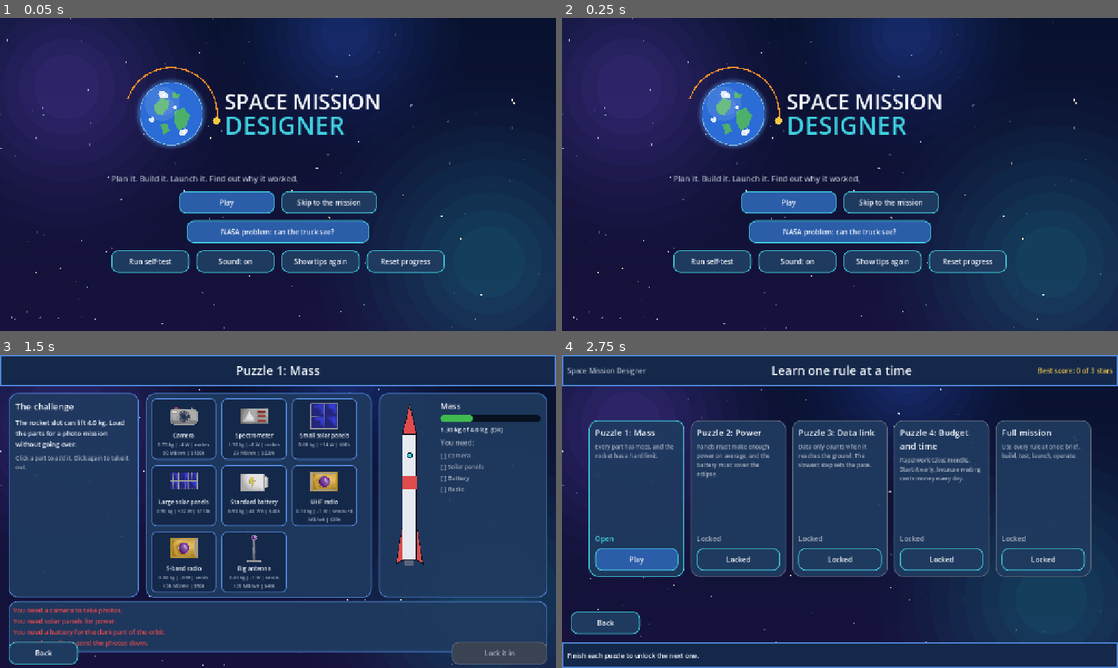
Above: before the commit, frames 1-4 (two rows, left to right).
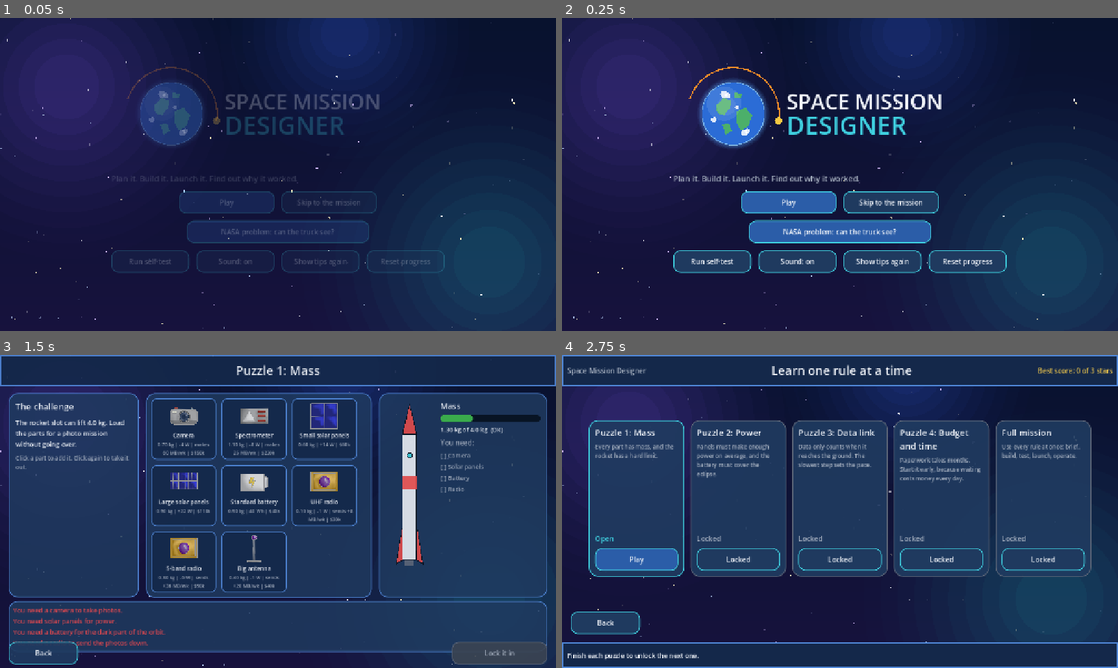
Above: after the commit, the same moments.

Repository: a77chand/apogeic
Game: Godot game, scene res://scenes/main.tscn
Two runs of this game, one before a commit and one after it. Both use one fixed random seed, a clock stepped at 60 frames per second and the inputs below.
Inputs:
- Up to frame 1 (0.05 s): no input
- Up to frame 2 (0.25 s): no input
- Up to frame 3 (1.5 s): click "Play" at 0.5 s; click "Play" at 1.25 s
- Up to frame 4 (2.75 s): click "Back" at 2 s

The runs differ from the first frame. In frame 1, 12% of the frame differs, in the area x 20-80%, y 15-82%; in frame 2, nothing differs; in frame 3, less than 0.1%; in frame 4, nothing differs.

Commit message:
Report mission chart, satellite on the test lab, and small touches
The sim now records one small entry per week flown (battery, stored and delivered data),
so the report can show a chart: battery % and data delivered across the weeks, the goal
line, flags where the storm and ground fault hit, and a red cross if the mission ended
early. A failed mission explains why there is nothing to chart. The report's panels are
re-laid out to fill the space (chart, event log, comparison). The test lab shows your
satellite as built under the results table. Small touches: stars pop in one after another,
the delivered figure counts up, and screens fade in instead of cutting. All tests pass.

Diff:
--- a/scripts/core/sim.gd
+++ b/scripts/core/sim.gd
@@ -345,6 +345,7 @@
 		"slipped": slipped,
 		"alive": true,
 		"ended": false,
+		"history": [],          # one record per week flown, for the report chart
 		"end_reason": "",       # complete, no_battery, battery_empty, out_of_money
 	}
 
@@ -433,6 +434,10 @@
 		st["ended"] = true
 		st["end_reason"] = "complete"
 	st["battery_pct"] = battery
+	var record: Array = st.get("history", [])
+	record.append({"week": int(st.get("week", 0)), "battery_pct": battery, "stored_mb": float(st.get("stored_mb", 0.0)),
+			"delivered_mb": float(st.get("delivered_mb", 0.0))})
+	st["history"] = record
 	return summary
 
 
--- a/scripts/main.gd
+++ b/scripts/main.gd
@@ -101,3 +101,5 @@
 	_current_id = screen_id
 	_holder.add_child(screen)
 	screen.set_anchors_and_offsets_preset(Control.PRESET_FULL_RECT)
+	screen.modulate = Color(1, 1, 1, 0)   # fade in, so changing screen is not a hard cut
+	screen.create_tween().tween_property(screen, "modulate:a", 1.0, 0.2)
--- a/scripts/screens/report.gd
+++ b/scripts/screens/report.gd
@@ -5,6 +5,7 @@
 const UI = preload("res://scripts/ui/ui.gd")
 const Sim = preload("res://scripts/core/sim.gd")
 const Tutorial = preload("res://scripts/ui/tutorial.gd")
+const WeekChart = preload("res://scripts/ui/week_chart.gd")
 
 const STAR_ON: Color = Color(0.95, 0.78, 0.26)
 const STAR_OFF: Color = Color(0.35, 0.4, 0.5)
@@ -19,6 +20,7 @@
 	_build_top_bar(str(score.get("grade", "failed")))
 	_build_stars(score)
 	_build_causes(causes)
+	_build_chart()
 	_build_log()
 	_build_compare()
 	_build_buttons()
@@ -103,17 +105,30 @@
 		[bool(score.get("star_checks", false)), "All checks passed"],
 		[bool(score.get("star_budget", false)), "Finished with 10% in reserve"],
 	]
+	var row_index: int = 0
 	for item in rows:
 		var row_data: Array = item
 		var row: HBoxContainer = UI.hbox(10)
-		row.add_child(_star(bool(row_data[0])))
+		var star: Control = _star(bool(row_data[0]))
+		star.pivot_offset = Vector2(27.0, 27.0)
+		star.scale = Vector2.ZERO
+		row.add_child(star)
+		var pop: Tween = star.create_tween()
+		pop.tween_interval(0.25 + 0.3 * float(row_index))
+		pop.tween_property(star, "scale", Vector2.ONE, 0.4).set_trans(Tween.TRANS_BACK).set_ease(Tween.EASE_OUT)
+		row_index += 1
 		var label: Label = UI.label(str(row_data[1]), 16)
 		label.vertical_alignment = VERTICAL_ALIGNMENT_CENTER
 		row.add_child(label)
 		col.add_child(row)
 	var cfg: Dictionary = GameState.level.get("ops", {})
 	var ops: Dictionary = GameState.ops
-	col.add_child(UI.label("Delivered: %d of %d MB" % [int(round(float(ops.get("delivered_mb", 0.0)))), int(float(cfg.get("goal_mb", 0.0)))], 14))
+	var delivered_label: Label = UI.label("", 14)
+	col.add_child(delivered_label)
+	var delivered: float = float(ops.get("delivered_mb", 0.0))
+	var goal: int = int(float(cfg.get("goal_mb", 0.0)))
+	var count: Tween = delivered_label.create_tween()
+	count.tween_method(func(v: float): delivered_label.text = "Delivered: %d of %d MB" % [int(round(v)), goal], 0.0, delivered, 1.0).set_trans(Tween.TRANS_QUAD).set_ease(Tween.EASE_OUT)
 	col.add_child(UI.label("Lost: %d MB   Money left: %s" % [int(round(float(ops.get("lost_mb", 0.0)))), UI.money(float(ops.get("money_k", 0.0)))], 14))
 	col.add_child(UI.label("Weeks flown: %d of %d" % [int(ops.get("week", 0)), int(cfg.get("weeks", 12))], 14))
 
@@ -139,35 +154,59 @@
 		col.add_child(card)
 
 
+func _build_chart() -> void:
+	var panel: PanelContainer = UI.panel(UI.C_BORDER, 12.0)
+	_place(panel, Vector2(20, 430), Vector2(640, 220))
+	var col: VBoxContainer = UI.vbox(4)
+	panel.add_child(col)
+	col.add_child(UI.label("How the mission went", 18))
+	var chart: Control = WeekChart.new()
+	col.add_child(chart)
+	var cfg: Dictionary = GameState.level.get("ops", {})
+	var flags: Array = []
+	for item in GameState.events:
+		var ev: Dictionary = item
+		if str(ev.get("when", "")) == "ops":
+			flags.append({"week": int(ev.get("week", 0)), "label": str(ev.get("title", ""))})
+	var reason: String = str(GameState.ops.get("end_reason", ""))
+	var early: bool = reason != "" and reason != "complete"
+	var why_empty: String = "There is nothing to chart."
+	if reason == "launch_failed":
+		why_empty = "The rocket never reached orbit, so there is nothing to chart."
+	elif reason == "no_battery":
+		why_empty = "The satellite lost power in its first orbit, so there is nothing to chart."
+	chart.call("set_data", GameState.ops.get("history", []), float(cfg.get("goal_mb", 1.0)), int(cfg.get("weeks", 12)), flags, early and not (GameState.ops.get("history", []) as Array).is_empty(), why_empty)
+
+
 func _build_log() -> void:
-	var panel: PanelContainer = UI.panel(UI.C_BORDER, 14.0)
-	_place(panel, Vector2(20, 430), Vector2(640, 220))
-	var col: VBoxContainer = UI.vbox(6)
-	panel.add_child(col)
-	col.add_child(UI.label("What happened on the way", 18))
+	var panel: PanelContainer = UI.panel(UI.C_BORDER, 12.0)
+	_place(panel, Vector2(676, 430), Vector2(584, 138))
+	var col: VBoxContainer = UI.vbox(4)
+	panel.add_child(col)
+	col.add_child(UI.label("What happened on the way", 16))
 	var scroll: ScrollContainer = ScrollContainer.new()
-	scroll.custom_minimum_size = Vector2(600.0, 140.0)
+	scroll.custom_minimum_size = Vector2(550.0, 84.0)
 	scroll.horizontal_scroll_mode = ScrollContainer.SCROLL_MODE_DISABLED
 	col.add_child(scroll)
-	var lines: VBoxContainer = UI.vbox(4)
+	var lines: VBoxContainer = UI.vbox(3)
 	lines.size_flags_horizontal = Control.SIZE_EXPAND_FILL
 	scroll.add_child(lines)
 	if GameState.log_lines.is_empty():
-		lines.add_child(UI.label("Nothing unusual happened.", 14, UI.C_MUTED))
+		lines.add_child(UI.label("Nothing unusual happened.", 13, UI.C_MUTED))
 	for item in GameState.log_lines:
-		var text: Label = UI.label("- " + str(item), 14, UI.C_TEXT, true)
-		text.custom_minimum_size = Vector2(580.0, 0.0)
+		var text: Label = UI.label("- " + str(item), 13, UI.C_TEXT, true)
+		text.custom_minimum_size = Vector2(540.0, 0.0)
 		lines.add_child(text)
 
 
 func _build_compare() -> void:
-	var panel: PanelContainer = UI.panel(UI.C_BORDER, 14.0)
-	_place(panel, Vector2(676, 430), Vector2(584, 220))
-	var col: VBoxContainer = UI.vbox(6)
-	panel.add_child(col)
-	col.add_child(UI.label("Compare with a real mission", 18))
-	var text: Label = UI.label("Real mission figures will be added from verified NASA data.", 14, UI.C_MUTED, true)
-	text.custom_minimum_size = Vector2(540.0, 0.0)
+	var panel: PanelContainer = UI.panel(UI.C_BORDER, 12.0)
+	_place(panel, Vector2(676, 576), Vector2(584, 74))
+	var col: VBoxContainer = UI.vbox(3)
+	panel.add_child(col)
+	col.add_child(UI.label("Compare with a real mission", 15))
+	var text: Label = UI.label("Real mission figures will be added from verified NASA data.", 12, UI.C_MUTED, true)
+	text.custom_minimum_size = Vector2(550.0, 0.0)
 	col.add_child(text)
 
 
--- a/scripts/screens/test_lab.gd
+++ b/scripts/screens/test_lab.gd
@@ -8,6 +8,7 @@
 const Data = preload("res://scripts/core/data.gd")
 const EventCard = preload("res://scripts/ui/event_card.gd")
 const Tutorial = preload("res://scripts/ui/tutorial.gd")
+const Sprites = preload("res://scripts/ui/sprites.gd")
 
 var _ev: Dictionary = {}
 var _results: Array = []
@@ -118,6 +119,23 @@
 		grid.add_child(UI.label(_fmt(float(r.get("value", 0.0)), unit), 15, color))
 		grid.add_child(UI.label(_fmt(float(r.get("target", 0.0)), unit), 15, UI.C_MUTED))
 		grid.add_child(_status_cell(passed, color))
+	_add_satellite(col)
+
+
+## Your satellite, as built, under the table (the table alone leaves the panel half empty).
+func _add_satellite(col: VBoxContainer) -> void:
+	var fitted: Array = []
+	for slot_id in GameState.design.keys():
+		var pid: String = str(GameState.design[slot_id])
+		if pid != "":
+			fitted.append(pid)
+	var caption: Label = UI.label("Your satellite, as built", 14, UI.C_MUTED)
+	caption.horizontal_alignment = HORIZONTAL_ALIGNMENT_CENTER
+	col.add_child(caption)
+	var sat: Control = Sprites.live_satellite(Vector2(500, 166))
+	sat.size_flags_horizontal = Control.SIZE_SHRINK_CENTER
+	col.add_child(sat)
+	sat.call("set_parts", fitted)
 
 
 func _status_cell(passed: bool, color: Color) -> Control:
--- /dev/null
+++ b/scripts/ui/week_chart.gd
@@ -0,0 +1,85 @@
+extends Control
+## The mission chart on the report: battery % (teal) and data delivered so far (cyan)
+## across the weeks, with the goal line, and a flag where an event happened.
+## Call set_data(history, goal_mb, weeks, flags, ended_early). history = one Dictionary per
+## week flown: { week, battery_pct, delivered_mb }. flags = [{ "week": int, "label": String }].
+
+const PAD_L: float = 44.0
+const PAD_R: float = 52.0
+const PAD_T: float = 30.0
+const PAD_B: float = 26.0
+const BATTERY: Color = Color(0.18, 0.77, 0.71)
+const DATA: Color = Color(0.25, 0.82, 0.88)
+const GOAL: Color = Color(0.95, 0.55, 0.16)
+const RED: Color = Color(0.90, 0.28, 0.30)
+
+var _history: Array = []
+var _goal_mb: float = 1.0
+var _weeks: int = 12
+var _flags: Array = []
+var _ended_early: bool = false
+var _empty_text: String = "There is nothing to chart."
+
+
+func _init() -> void:
+	custom_minimum_size = Vector2(610.0, 160.0)
+	mouse_filter = Control.MOUSE_FILTER_IGNORE
+
+
+func set_data(history: Array, goal_mb: float, weeks: int, flags: Array, ended_early: bool, empty_text: String = "There is nothing to chart.") -> void:
+	_empty_text = empty_text
+	_history = history
+	_goal_mb = maxf(1.0, goal_mb)
+	_weeks = maxi(1, weeks)
+	_flags = flags
+	_ended_early = ended_early
+	queue_redraw()
+
+
+func _x(week: float) -> float:
+	return PAD_L + (size.x - PAD_L - PAD_R) * week / float(_weeks)
+
+
+func _y(fraction: float) -> float:
+	return PAD_T + (size.y - PAD_T - PAD_B) * (1.0 - clampf(fraction, 0.0, 1.0))
+
+
+func _draw() -> void:
+	var font: Font = ThemeDB.fallback_font
+	draw_rect(Rect2(Vector2.ZERO, size), Color(0.03, 0.07, 0.15, 0.9))
+	for i in range(5):  # horizontal grid
+		var f: float = float(i) / 4.0
+		draw_line(Vector2(PAD_L, _y(f)), Vector2(size.x - PAD_R, _y(f)), Color(1, 1, 1, 0.08), 1.0)
+	for w in range(0, _weeks + 1, 2):
+		draw_string(font, Vector2(_x(float(w)) - 4.0, size.y - 8.0), str(w), HORIZONTAL_ALIGNMENT_LEFT, -1, 11, Color(0.66, 0.70, 0.76))
+	draw_string(font, Vector2(PAD_L, 14.0), "Battery %", HORIZONTAL_ALIGNMENT_LEFT, -1, 12, BATTERY)
+	draw_string(font, Vector2(size.x - PAD_R - 118.0, 14.0), "Data delivered", HORIZONTAL_ALIGNMENT_LEFT, -1, 12, DATA)
+	draw_string(font, Vector2(size.x - PAD_R + 4.0, _y(1.0) + 4.0), "%d MB" % int(_goal_mb), HORIZONTAL_ALIGNMENT_LEFT, -1, 11, GOAL)
+	draw_dashed_line(Vector2(PAD_L, _y(1.0)), Vector2(size.x - PAD_R, _y(1.0)), GOAL, 1.5, 6.0)  # the goal
+	for item in _flags:
+		var flag: Dictionary = item
+		var week: int = int(flag.get("week", 0))
+		if week > _history.size() + 1:
+			continue
+		draw_dashed_line(Vector2(_x(float(week)), PAD_T), Vector2(_x(float(week)), size.y - PAD_B), Color(1.0, 0.85, 0.3, 0.5), 1.0, 4.0)
+		draw_string(font, Vector2(_x(float(week)) + 3.0, PAD_T + 12.0), str(flag.get("label", "")), HORIZONTAL_ALIGNMENT_LEFT, -1, 11, Color(1.0, 0.85, 0.3))
+	if _history.is_empty():
+		draw_string(font, Vector2(PAD_L + 10.0, size.y * 0.5), _empty_text, HORIZONTAL_ALIGNMENT_LEFT, -1, 14, Color(0.66, 0.70, 0.76))
+		return
+	var battery: PackedVector2Array = PackedVector2Array([Vector2(_x(0.0), _y(1.0))])
+	var data: PackedVector2Array = PackedVector2Array([Vector2(_x(0.0), _y(0.0))])
+	for item in _history:
+		var rec: Dictionary = item
+		var w: float = float(rec.get("week", 0))
+		battery.append(Vector2(_x(w), _y(float(rec.get("battery_pct", 0.0)) / 100.0)))
+		data.append(Vector2(_x(w), _y(float(rec.get("delivered_mb", 0.0)) / _goal_mb)))
+	draw_polyline(battery, BATTERY, 2.5)
+	draw_polyline(data, DATA, 2.5)
+	for pt in battery:
+		draw_circle(pt, 3.0, BATTERY)
+	for pt in data:
+		draw_circle(pt, 3.0, DATA)
+	if _ended_early:   # a red cross where the mission stopped
+		var last: Vector2 = battery[battery.size() - 1]
+		draw_line(last + Vector2(-6, -6), last + Vector2(6, 6), RED, 3.0)
+		draw_line(last + Vector2(-6, 6), last + Vector2(6, -6), RED, 3.0)
Not shown, added: scripts/ui/week_chart.gd.uid
